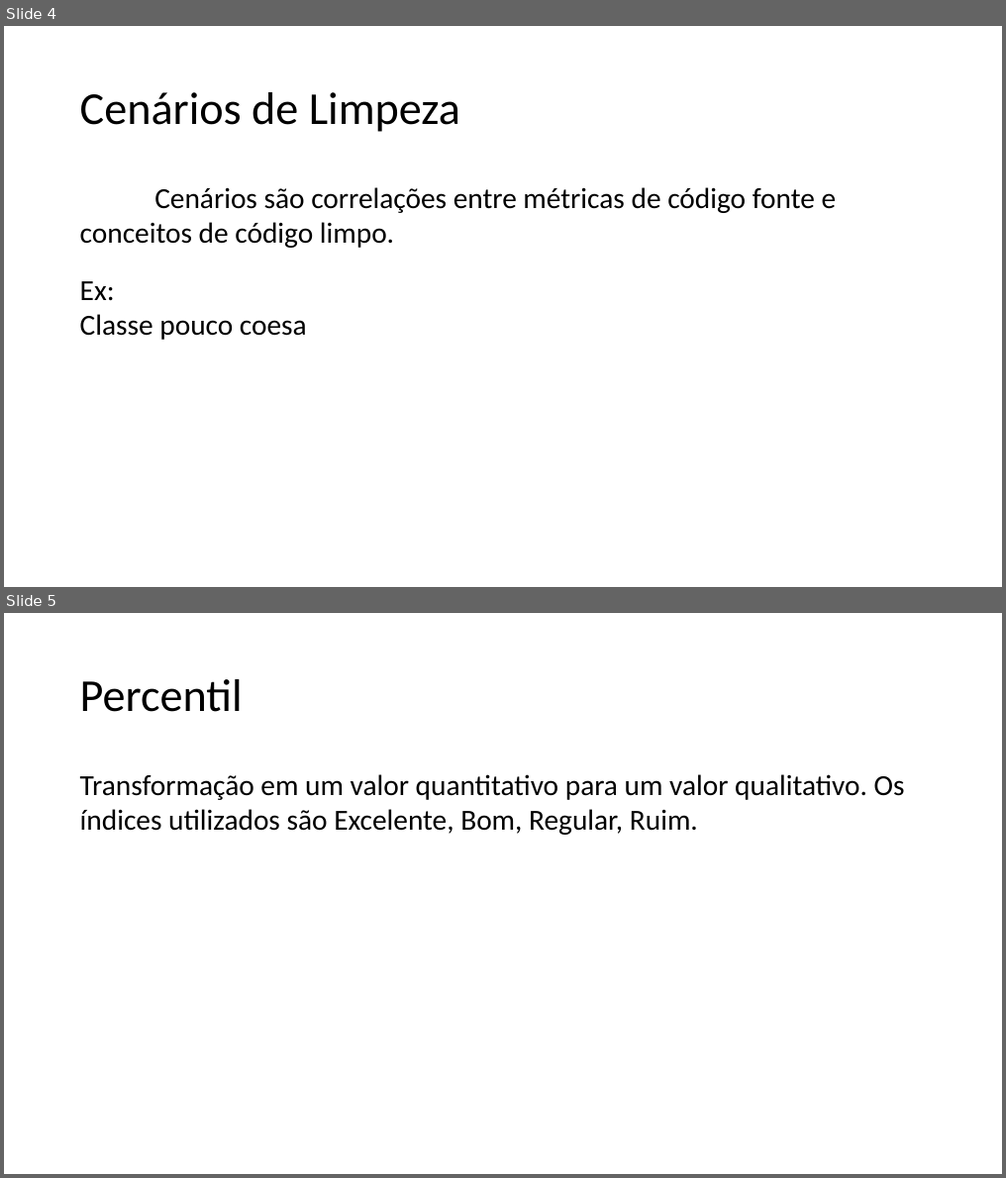
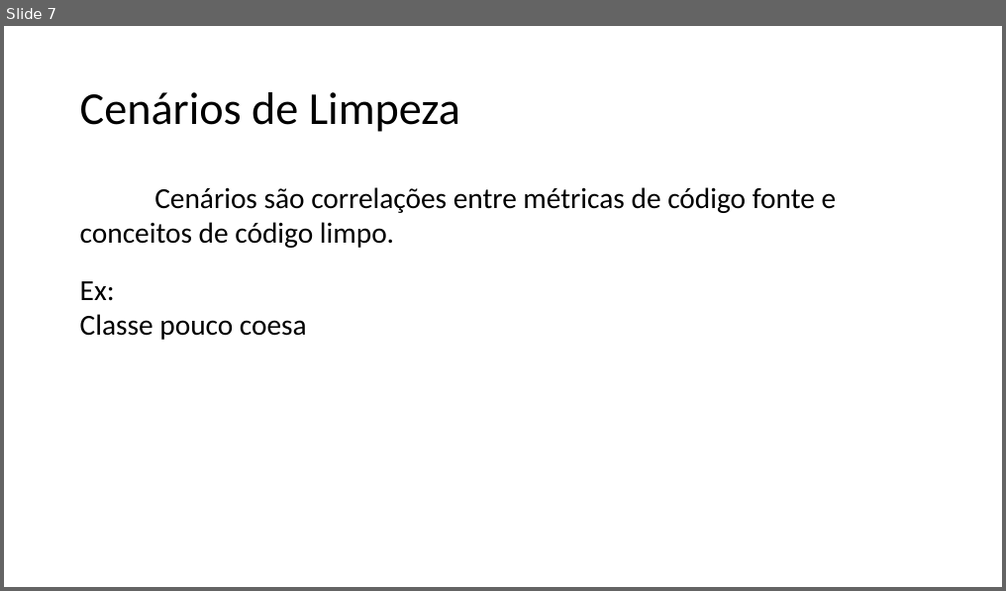
Before and after one commit to gutorc92/apresentacaoTCU, a slide deck: apresentacao.pptx. Shown one above the other, each under a label of ours: slides 4 and 5 before the commit, slide 7 after it. The pictures are 1006x1178 and 1006x591 pixels, drawn with LibreOffice and Linux fonts; fonts in the diff are those of the drawing. Boxes give left, top, right and bottom in pixels: in the first picture for what was removed or moved away, otherwise in the second. Text is boxed around its words. In the diff, an @@ line names an element or a change of style, - is before the commit and + after.

```diff
--- a/apresentacao.pptx
+++ b/apresentacao.pptx
@@ slide 5 removed at bbox=[4, 613, 1002, 1174], background #FFFFFF @@
@@ text removed at bbox=[80, 679, 243, 712] @@
-Percentil
@@ text removed at bbox=[80, 774, 905, 835] @@
-Transformação em um valor quantitativo para um valor qualitativo. Os índices utilizados são Excelente, Bom, Regular, Ruim.
@@ what was slide 4 is now slide 7 @@
```
Also in this commit, not shown: 2 slides changed, 7 slides added, 1 other slide removed, 2 other files.
